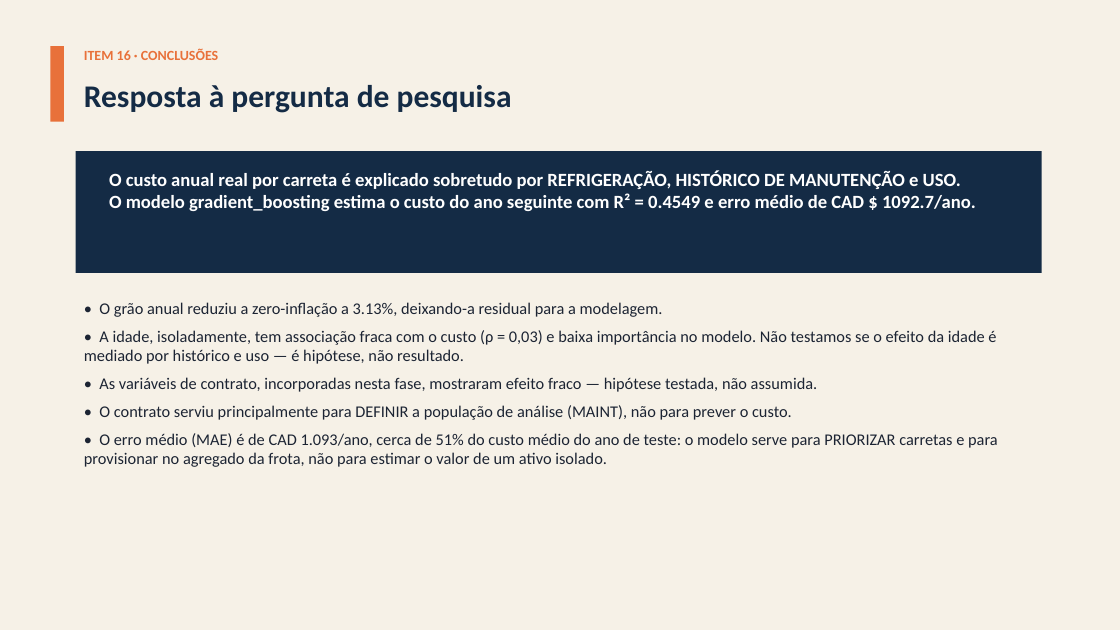
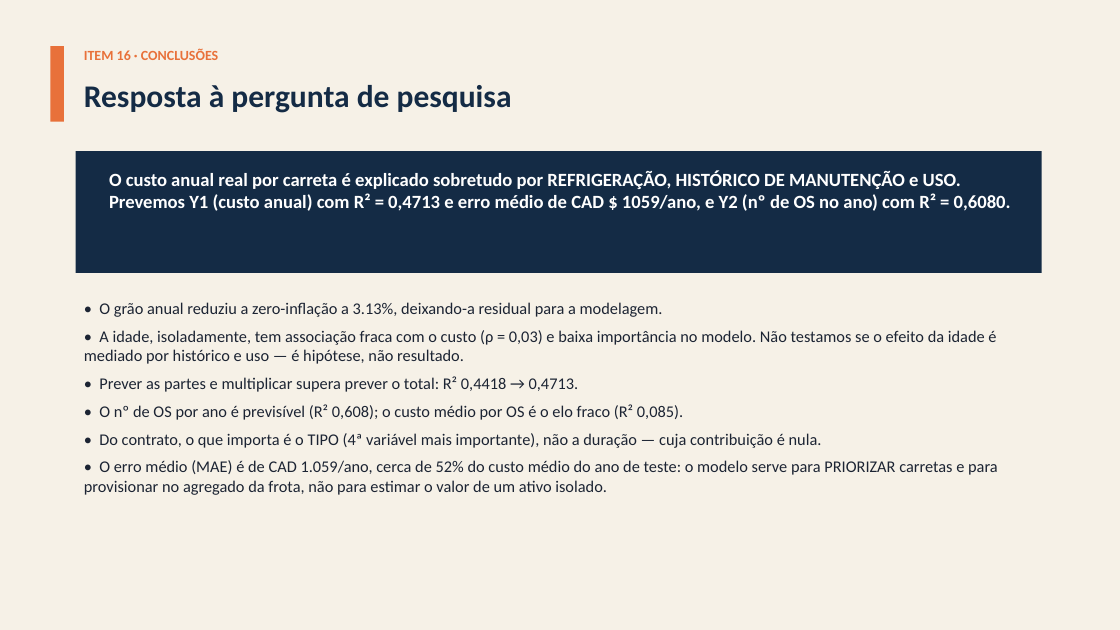
Before and after one commit to giovanicani/quatro_norte, a slide deck: slide 45 of docs/entregas/Apresentacao_QuatroNorte_Fase2.pptx (slide 46 before the commit). Drawn at 1120x630 pixels with LibreOffice and Linux fonts; fonts in the diff are those of the drawing. Boxes give left, top, right and bottom in pixels: in the first picture for what was removed or moved away, otherwise in the second. Text is boxed around its words. In the diff, an @@ line names an element or a change of style, - is before the commit and + after.

```diff
--- a/docs/entregas/Apresentacao_QuatroNorte_Fase2.pptx
+++ b/docs/entregas/Apresentacao_QuatroNorte_Fase2.pptx
@@ text at [109, 193, 1011, 211]: text changed @@
-O modelo gradient_boosting estima o custo do ano seguinte com R² = 0.4549 e erro médio de CAD $ 1092.7/ano.
+Prevemos Y1 (custo anual) com R² = 0,4713 e erro médio de CAD $ 1059/ano, e Y2 (nº de OS no ano) com R² = 0,6080.
@@ text at [84, 376, 998, 495]: text changed @@
-• As variáveis de contrato, incorporadas nesta fase, mostraram efeito fraco — hipótese testada, não assumida.
-• O contrato serviu principalmente para DEFINIR a população de análise (MAINT), não para prever o custo.
-• O erro médio (MAE) é de CAD 1.093/ano, cerca de 51% do custo médio do ano de teste: o modelo serve para PRIORIZAR carretas e para provisionar no agregado da frota, não para estimar o valor de um ativo isolado.
+• Prever as partes e multiplicar supera prever o total: R² 0,4418 → 0,4713.
+• O nº de OS por ano é previsível (R² 0,608); o custo médio por OS é o elo fraco (R² 0,085).
+• Do contrato, o que importa é o TIPO (4ª variável mais importante), não a duração — cuja contribuição é nula.
+• O erro médio (MAE) é de CAD 1.059/ano, cerca de 52% do custo médio do ano de teste: o modelo serve para PRIORIZAR carretas e para provisionar no agregado da frota, não para estimar o valor de um ativo isolado.
```
Also in this commit, not shown: 16 other slides changed, 3 slides added, 4 slides removed, 1 other file.
